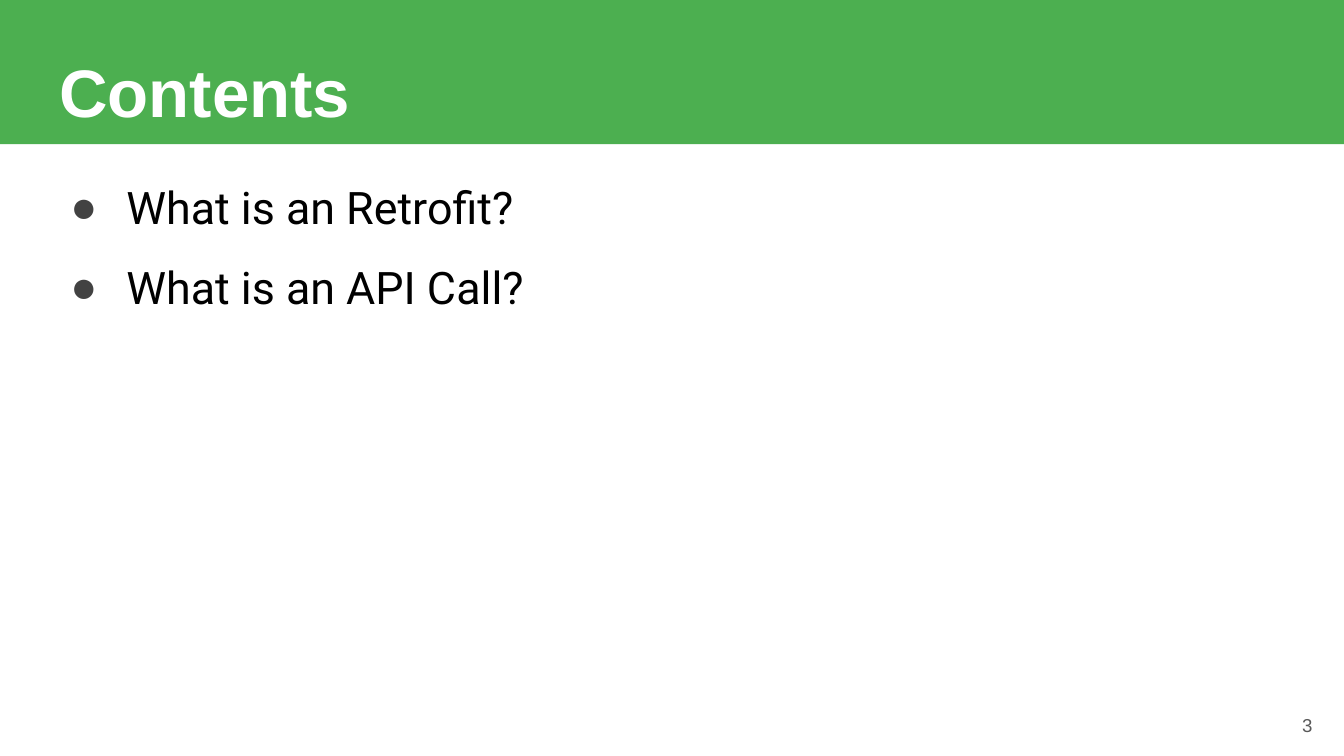
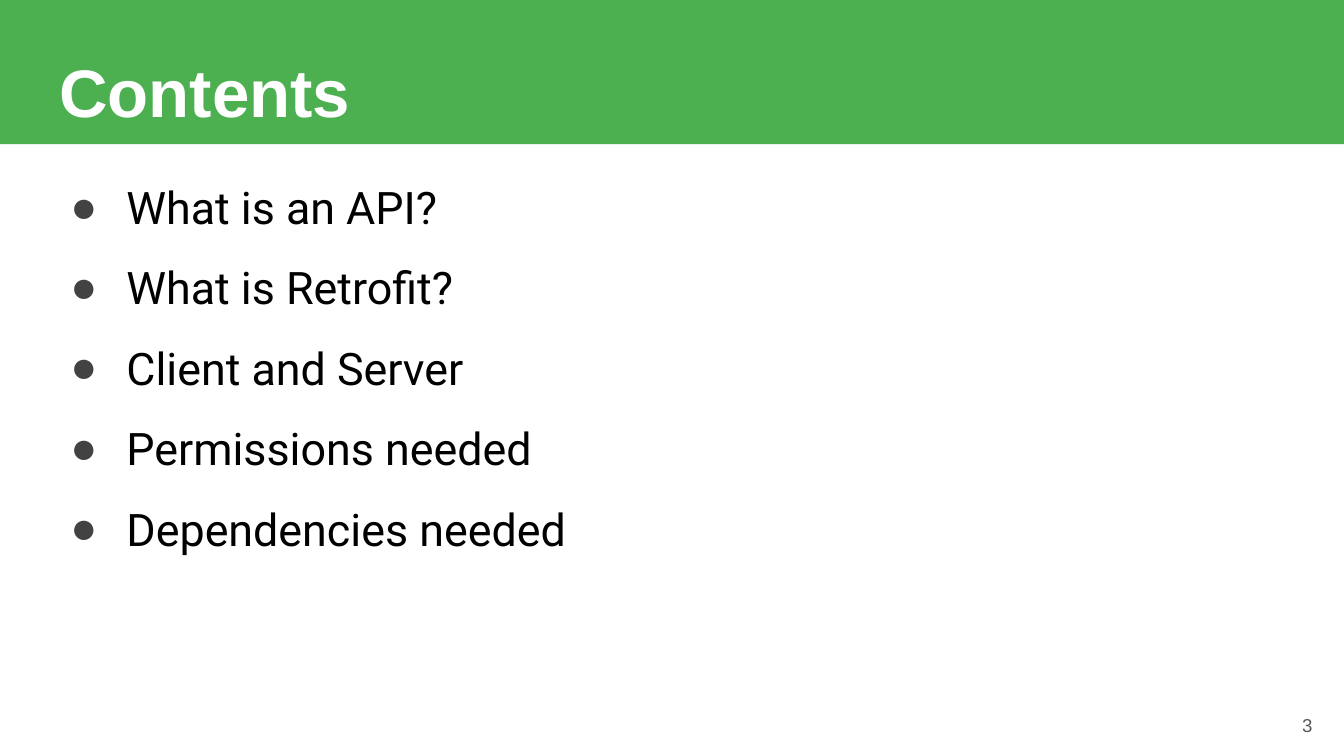
Before and after one commit to robitussin/CTAPDEVL, a slide deck: slide 3 of Week 12/Retrofit.pptx. Drawn at 1344x756 pixels with LibreOffice and Linux fonts; fonts in the diff are those of the drawing. Boxes give left, top, right and bottom in pixels: in the first picture for what was removed or moved away, otherwise in the second. Text is boxed around its words. In the diff, an @@ line names an element or a change of style, - is before the commit and + after.

```diff
--- a/Week 12/Retrofit.pptx
+++ b/Week 12/Retrofit.pptx
@@ text at [126,190,565,555]: text changed @@
-● What is an Retrofit?
-● What is an API Call?
+● What is an API?
+● What is Retrofit?
+● Client and Server
+● Permissions needed
+● Dependencies needed
```
Also in this commit, not shown: 4 other slides changed, 7 slides added, 48 other files.
